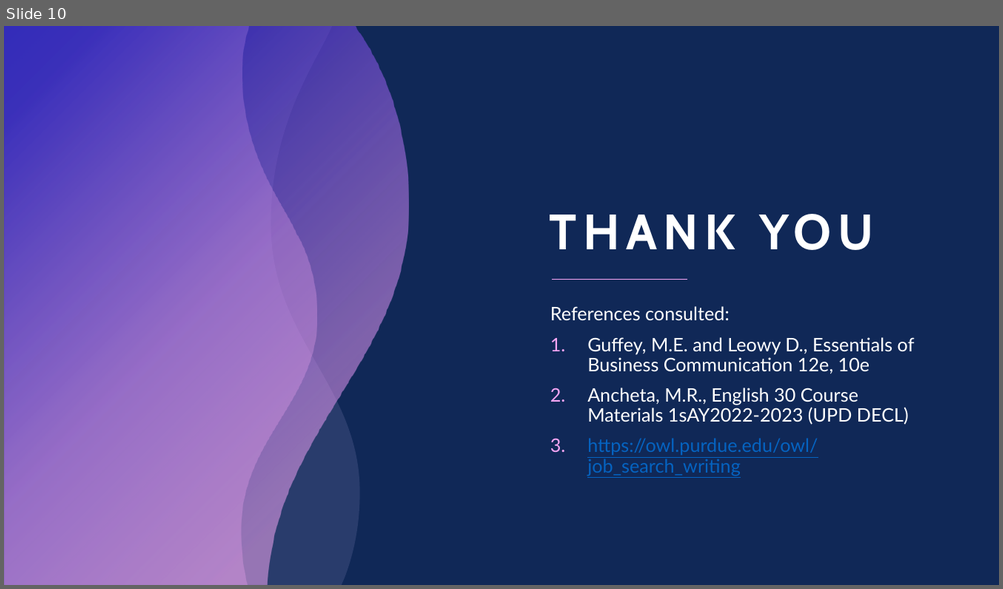
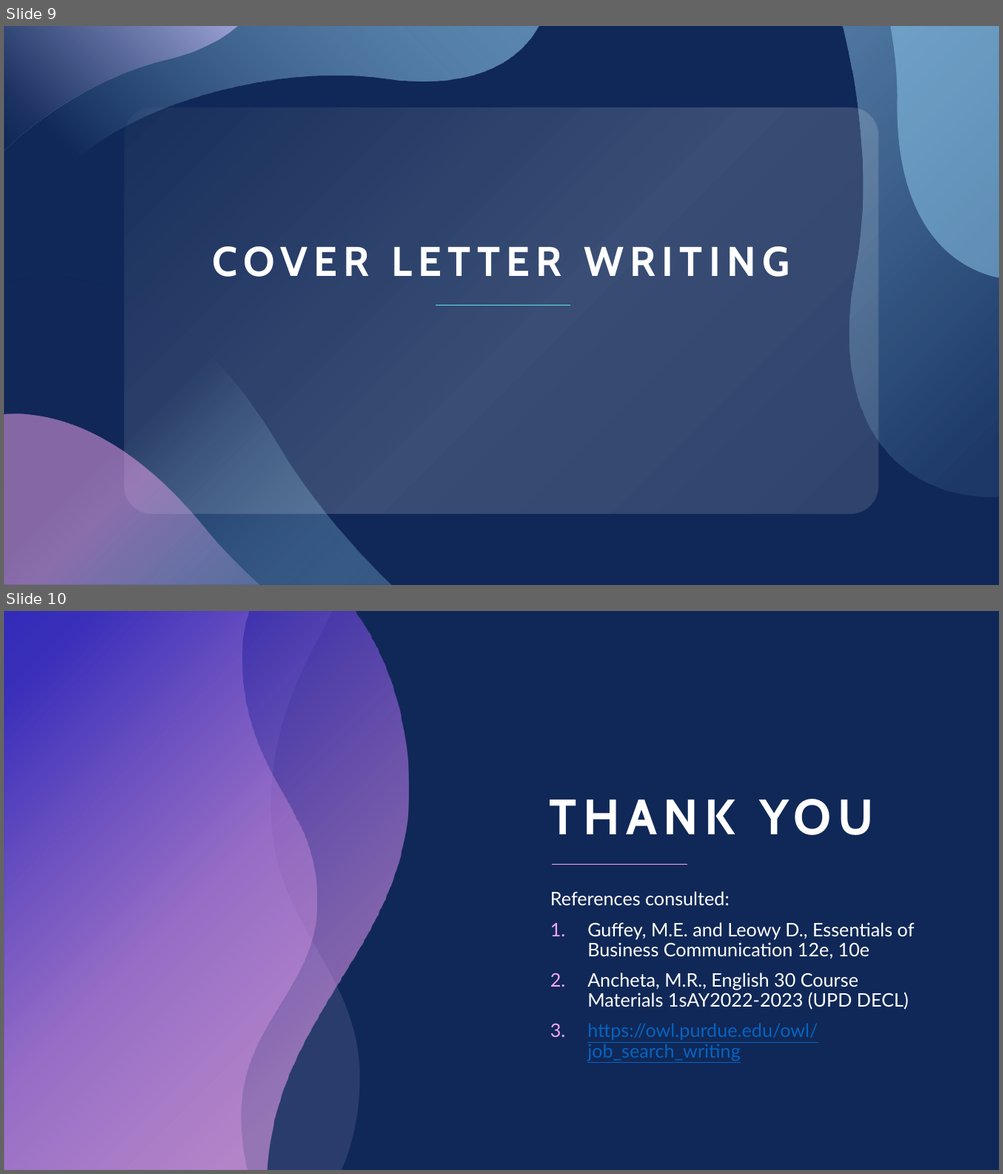
Before and after one commit to InterstellarMist/VIP-Workshop-2024, a slide deck: Resume and Cover Letter/Resume and Cover Letter workshop.pptx. Shown one above the other, each under a label of ours: slide 10 before the commit, slides 9 and 10 after it. The pictures are 1003x589 and 1003x1174 pixels, drawn with LibreOffice and Linux fonts; fonts in the diff are those of the drawing. Boxes give left, top, right and bottom in pixels: in the first picture for what was removed or moved away, otherwise in the second. Text is boxed around its words. In the diff, an @@ line names an element or a change of style, - is before the commit and + after.

```diff
--- a/Resume and Cover Letter/Resume and Cover Letter workshop.pptx
+++ b/Resume and Cover Letter/Resume and Cover Letter workshop.pptx
@@ slide 9 added at box(4, 26, 999, 585), background #102857 @@
@@ freeform shape added at box(4, 26, 539, 280), fill gradient #92CDF0 to #102857 @@
@@ freeform shape added at box(4, 26, 238, 150), fill gradient #C3B9F2 to #102857 @@
@@ freeform shape added at box(842, 26, 999, 497), fill gradient #92CDF0 @@
@@ freeform shape added at box(891, 26, 999, 278), fill #92CDF0 at 51% opacity @@
@@ rounded rectangle added at box(124, 108, 879, 514), fill gradient #FFFFFF @@
@@ title added at box(212, 247, 789, 277), 40 pt, text #FFFFFF, bold @@
+COVER LETTER WRITING
@@ freeform shape added at box(4, 278, 391, 585), fill gradient #102857 to #92CDF0 @@
@@ line added from (570, 306) to (435, 306), #64DFED 0.5 pt @@
@@ freeform shape added at box(4, 414, 259, 585), fill gradient #F6A6F4 to #C3B9F2 @@
```
Also in this commit, not shown: 3 slides changed, 1 slide removed, 1 other file.
